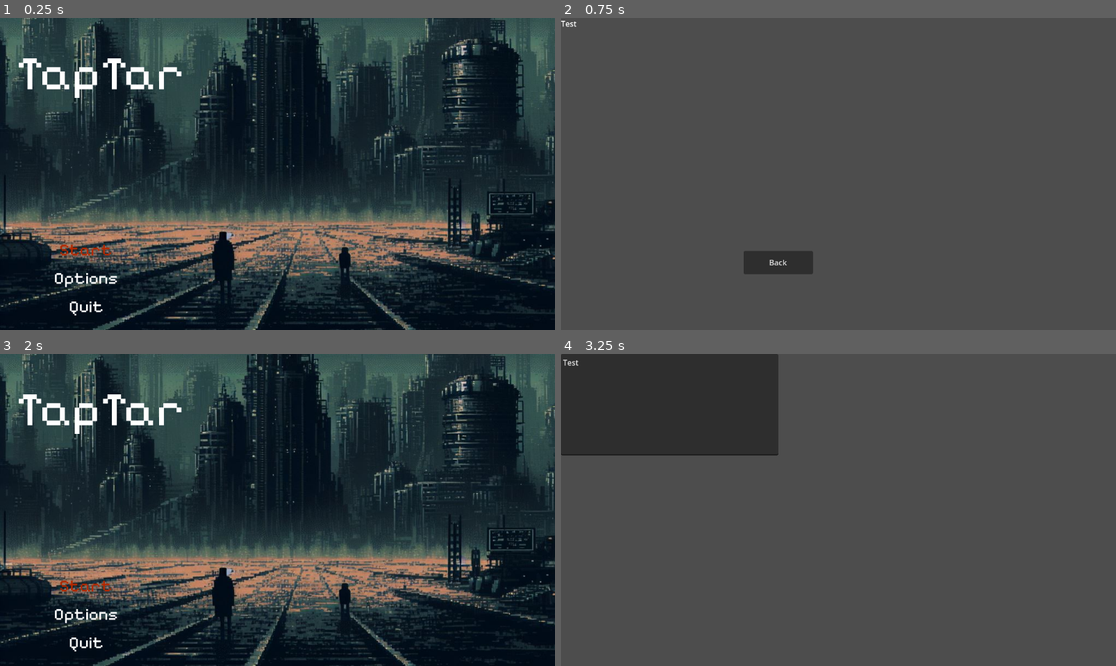
Above: before the commit, frames 1-4 (two rows, left to right).
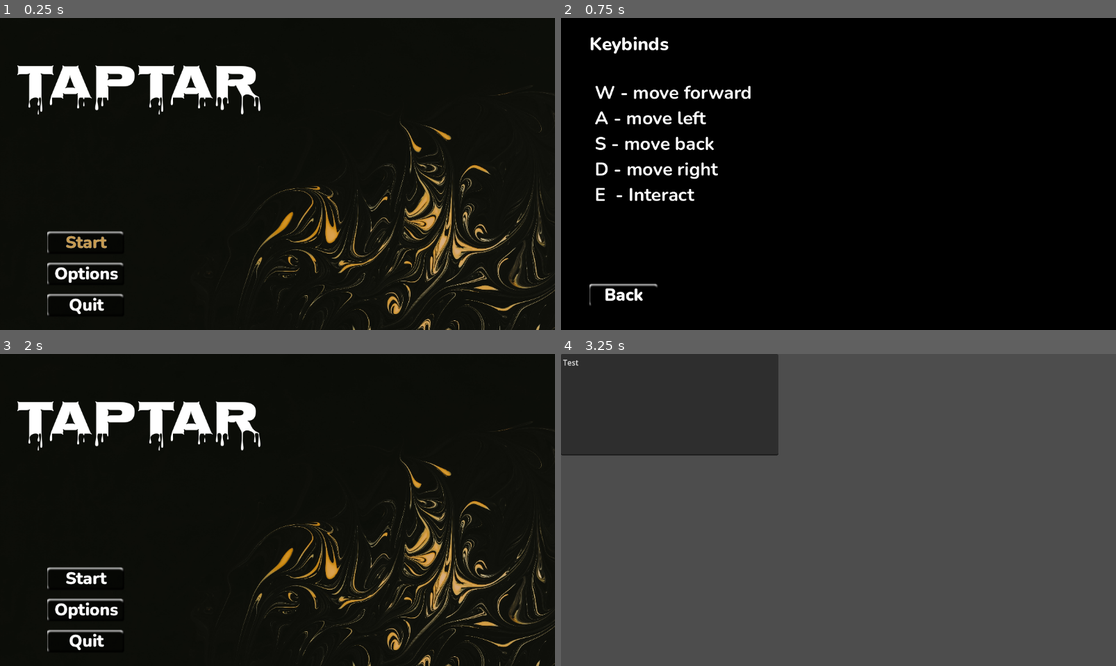
Above: after the commit, the same moments.

Repository: MarkoZlender/TapTar
Game: Godot game, scene res://Levels/Menu.tscn
Two runs of this game, one before a commit and one after it. Both use one fixed random seed, a clock stepped at 60 frames per second and the inputs below.
Inputs:
- Up to frame 1 (0.25 s): no input
- Up to frame 2 (0.75 s): click "Options" at 0.5 s
- Up to frame 3 (2 s): click "Back" at 1.25 s
- Up to frame 4 (3.25 s): click "Start" at 2 s; tap Enter at 2.75 s

The runs differ from the first frame. In frame 1, 75% of the frame differs, in the area x 0-100%, y 0-100%; in frame 2, 100%; in frame 3, 75%; in frame 4, nothing differs.

Commit message:
main menu

Diff:
--- a/Levels/Menu.tscn
+++ b/Levels/Menu.tscn
@@ -1,10 +1,10 @@
 [gd_scene load_steps=7 format=3 uid="uid://dpqr4183sdl0q"]
 
-[ext_resource type="Script" path="res://Levels/Menu.gd" id="1_dnsnf"]
-[ext_resource type="Texture2D" uid="uid://d0gmv4255pl0h" path="res://Resources/Images/bg2.jpg" id="2_e7g7k"]
+[ext_resource type="Script" path="res://Scripts/Menu.gd" id="1_c8yb5"]
+[ext_resource type="Texture2D" uid="uid://cuwfckqgl4qki" path="res://Resources/Images/blackliquid_bg.jpg" id="2_iuq7m"]
 [ext_resource type="Theme" uid="uid://loej2f8ojc2n" path="res://Resources/Themes/TapTarTheme.tres" id="2_kpwpd"]
-[ext_resource type="FontFile" uid="uid://dar5fvireddji" path="res://Resources/Fonts/PixelifySans-VariableFont_wght.ttf" id="3_adbgq"]
 [ext_resource type="AudioStream" uid="uid://bgaj154falgjg" path="res://Resources/Sound/menu_background_soundtrack.wav" id="4_agvhf"]
+[ext_resource type="FontFile" uid="uid://7fgv25am7ca" path="res://Resources/Fonts/Nosifer-Regular.ttf" id="4_va0g5"]
 
 [sub_resource type="Theme" id="Theme_k1rgb"]
 
@@ -16,20 +16,21 @@
 grow_horizontal = 2
 grow_vertical = 2
 theme = SubResource("Theme_k1rgb")
-script = ExtResource("1_dnsnf")
+script = ExtResource("1_c8yb5")
 
 [node name="Background" type="TextureRect" parent="."]
 layout_mode = 1
 anchors_preset = -1
 anchor_right = 1.008
 anchor_bottom = 1.0
-offset_top = -360.0
-offset_right = -0.216064
-offset_bottom = 18.0
+offset_right = 7.78394
+offset_bottom = 131.0
 grow_horizontal = 2
 grow_vertical = 2
-texture = ExtResource("2_e7g7k")
+texture = ExtResource("2_iuq7m")
 expand_mode = 1
+flip_h = true
+flip_v = true
 
 [node name="BackgroundMenuMusic" type="AudioStreamPlayer" parent="."]
 stream = ExtResource("4_agvhf")
@@ -40,15 +41,16 @@
 anchors_preset = -1
 anchor_left = 0.029
 anchor_top = 0.085
-anchor_right = 0.343
-anchor_bottom = 0.272
+anchor_right = 0.496
+anchor_bottom = 0.329
 offset_left = -0.408001
 offset_top = -0.0800018
-offset_right = -0.136017
-offset_bottom = -0.256012
-theme_override_fonts/normal_font = ExtResource("3_adbgq")
+offset_right = -0.392029
+offset_bottom = -0.192017
+theme_override_fonts/normal_font = ExtResource("4_va0g5")
 theme_override_font_sizes/normal_font_size = 100
 text = "TapTar"
+scroll_active = false
 
 [node name="VBoxContainer" type="VBoxContainer" parent="."]
 self_modulate = Color(0.501961, 0.501961, 0.501961, 1)
--- a/Levels/Options.tscn
+++ b/Levels/Options.tscn
@@ -1,6 +1,9 @@
-[gd_scene load_steps=2 format=3 uid="uid://doi5r83r42ue6"]
+[gd_scene load_steps=5 format=3 uid="uid://doi5r83r42ue6"]
 
-[ext_resource type="Script" path="res://Levels/Options.gd" id="1_6krp5"]
+[ext_resource type="Script" path="res://Scripts/Options.gd" id="1_foghd"]
+[ext_resource type="FontFile" uid="uid://c7j4bn3ulr1tq" path="res://Resources/Fonts/Nunito-ExtraBold.ttf" id="2_tkb4a"]
+[ext_resource type="FontFile" uid="uid://ccdc50pfy0l0s" path="res://Resources/Fonts/Nunito-Bold.ttf" id="3_mbmj5"]
+[ext_resource type="Theme" uid="uid://loej2f8ojc2n" path="res://Resources/Themes/TapTarTheme.tres" id="3_tw2lm"]
 
 [node name="Options" type="Control"]
 layout_mode = 3
@@ -9,28 +12,63 @@
 anchor_bottom = 1.0
 grow_horizontal = 2
 grow_vertical = 2
-script = ExtResource("1_6krp5")
+script = ExtResource("1_foghd")
 
-[node name="RichTextLabel" type="RichTextLabel" parent="."]
+[node name="ColorRect" type="ColorRect" parent="."]
 layout_mode = 1
 anchors_preset = 15
 anchor_right = 1.0
 anchor_bottom = 1.0
 grow_horizontal = 2
 grow_vertical = 2
-text = "Test"
+color = Color(0, 0, 0, 1)
 
-[node name="Button" type="Button" parent="."]
+[node name="TitleText" type="RichTextLabel" parent="."]
+layout_mode = 1
+anchors_preset = 15
+anchor_right = 1.0
+anchor_bottom = 1.0
+offset_left = 59.0
+offset_top = 28.0
+offset_right = -915.0
+offset_bottom = -558.0
+grow_horizontal = 2
+grow_vertical = 2
+theme_override_fonts/normal_font = ExtResource("2_tkb4a")
+theme_override_font_sizes/normal_font_size = 38
+text = "Keybinds"
+
+[node name="KeybindsText" type="RichTextLabel" parent="."]
+layout_mode = 1
+anchors_preset = 15
+anchor_right = 1.0
+anchor_bottom = 1.0
+offset_left = 70.0
+offset_top = 129.0
+offset_right = -521.0
+offset_bottom = -245.0
+grow_horizontal = 2
+grow_vertical = 2
+theme_override_fonts/normal_font = ExtResource("3_mbmj5")
+theme_override_font_sizes/normal_font_size = 38
+text = "W - move forward
+A - move left
+S - move back
+D - move right
+E  - Interact"
+
+[node name="BackButton" type="Button" parent="."]
 layout_mode = 1
 anchors_preset = -1
-anchor_left = 0.329
-anchor_top = 0.747
-anchor_right = 0.454
-anchor_bottom = 0.821
-offset_left = -0.00802612
-offset_top = -0.0560303
-offset_right = -0.00805664
-offset_bottom = -0.00799561
+anchor_left = 0.051
+anchor_top = 0.85
+anchor_right = 0.176
+anchor_bottom = 0.926
+offset_left = 0.247997
+offset_top = 0.200012
+offset_right = 0.247986
+offset_bottom = -0.0480347
+theme = ExtResource("3_tw2lm")
 text = "Back"
 
-[connection signal="pressed" from="Button" to="." method="_on_button_pressed"]
+[connection signal="pressed" from="BackButton" to="." method="_on_back_button_pressed"]
--- a/Resources/Themes/TapTarTheme.tres
+++ b/Resources/Themes/TapTarTheme.tres
@@ -1,22 +1,28 @@
-[gd_resource type="Theme" load_steps=7 format=3 uid="uid://loej2f8ojc2n"]
+[gd_resource type="Theme" load_steps=8 format=3 uid="uid://loej2f8ojc2n"]
 
-[ext_resource type="FontFile" uid="uid://dar5fvireddji" path="res://Resources/Fonts/PixelifySans-VariableFont_wght.ttf" id="1_r5ddv"]
+[ext_resource type="FontFile" uid="uid://c7j4bn3ulr1tq" path="res://Resources/Fonts/Nunito-ExtraBold.ttf" id="1_4e55n"]
+[ext_resource type="Texture2D" uid="uid://lc2unj1apcaq" path="res://Resources/Images/buttons.png" id="2_1kp8g"]
 
 [sub_resource type="StyleBoxEmpty" id="StyleBoxEmpty_6i5se"]
 
 [sub_resource type="StyleBoxEmpty" id="StyleBoxEmpty_jcbmx"]
 
-[sub_resource type="StyleBoxEmpty" id="StyleBoxEmpty_67h1j"]
+[sub_resource type="StyleBoxTexture" id="StyleBoxTexture_k4blh"]
+texture = ExtResource("2_1kp8g")
+region_rect = Rect2(-2.72995, 63.6062, 257.496, 62.8372)
 
-[sub_resource type="StyleBoxEmpty" id="StyleBoxEmpty_2wgv3"]
+[sub_resource type="StyleBoxTexture" id="StyleBoxTexture_1onag"]
+texture = ExtResource("2_1kp8g")
+texture_margin_left = 1.0
+region_rect = Rect2(6, 0.5, 250, 63)
 
 [sub_resource type="StyleBoxEmpty" id="StyleBoxEmpty_xud44"]
 
 [resource]
 Button/colors/font_color = Color(1, 1, 1, 1)
 Button/colors/font_disabled_color = Color(1, 1, 1, 1)
-Button/colors/font_focus_color = Color(0.701961, 0.156863, 0, 1)
-Button/colors/font_hover_color = Color(0.701961, 0.156863, 0, 1)
+Button/colors/font_focus_color = Color(0.780392, 0.607843, 0.313726, 1)
+Button/colors/font_hover_color = Color(0.780392, 0.607843, 0.313726, 1)
 Button/colors/font_hover_pressed_color = Color(1, 1, 1, 1)
 Button/colors/font_outline_color = Color(1, 1, 1, 1)
 Button/colors/font_pressed_color = Color(1, 1, 1, 1)
@@ -28,11 +34,11 @@
 Button/colors/icon_pressed_color = Color(1, 1, 1, 1)
 Button/constants/h_separation = 0
 Button/constants/icon_max_width = 0
-Button/constants/outline_size = 0
+Button/constants/outline_size = 1
 Button/font_sizes/font_size = 35
-Button/fonts/font = ExtResource("1_r5ddv")
+Button/fonts/font = ExtResource("1_4e55n")
 Button/styles/disabled = SubResource("StyleBoxEmpty_6i5se")
 Button/styles/focus = SubResource("StyleBoxEmpty_jcbmx")
-Button/styles/hover = SubResource("StyleBoxEmpty_67h1j")
-Button/styles/normal = SubResource("StyleBoxEmpty_2wgv3")
+Button/styles/hover = SubResource("StyleBoxTexture_k4blh")
+Button/styles/normal = SubResource("StyleBoxTexture_1onag")
 Button/styles/pressed = SubResource("StyleBoxEmpty_xud44")
--- a/Levels/Menu.gd
+++ b/Scripts/Menu.gd
@@ -16,7 +16,10 @@
 
 
 func _on_options_button_pressed():
-	get_tree().change_scene_to_file("res://Levels/Options.tscn")
+	var options = preload("res://Levels/Options.tscn")
+	var options_instance = options.instantiate()
+	add_child(options_instance)
+	#get_tree().change_scene_to_file("res://Levels/Options.tscn")
 
 
 func _on_quit_button_pressed():
--- a/Levels/Options.gd
+++ b/Scripts/Options.gd
@@ -11,5 +11,5 @@
 	pass
 
 
-func _on_button_pressed():
-	get_tree().change_scene_to_file("res://Levels/Menu.tscn")
+func _on_back_button_pressed():
+	self.queue_free()
Binary file added: Resources/Fonts/Nosifer-Regular.ttf
Not shown, added: Resources/Fonts/Nosifer-Regular.ttf.import
Binary file added: Resources/Fonts/Nunito-Black.ttf
Not shown, added: Resources/Fonts/Nunito-Black.ttf.import
Binary file added: Resources/Fonts/Nunito-Bold.ttf
Not shown, added: Resources/Fonts/Nunito-Bold.ttf.import
Binary file added: Resources/Fonts/Nunito-ExtraBold.ttf
Not shown, added: Resources/Fonts/Nunito-ExtraBold.ttf.import
Binary file added: Resources/Fonts/Nunito-Italic-VariableFont_wght.ttf
Not shown, added: Resources/Fonts/Nunito-Italic-VariableFont_wght.ttf.import
Binary file added: Resources/Fonts/Nunito-VariableFont_wght.ttf
Not shown, added: Resources/Fonts/Nunito-VariableFont_wght.ttf.import
(and 6 more such lines)
